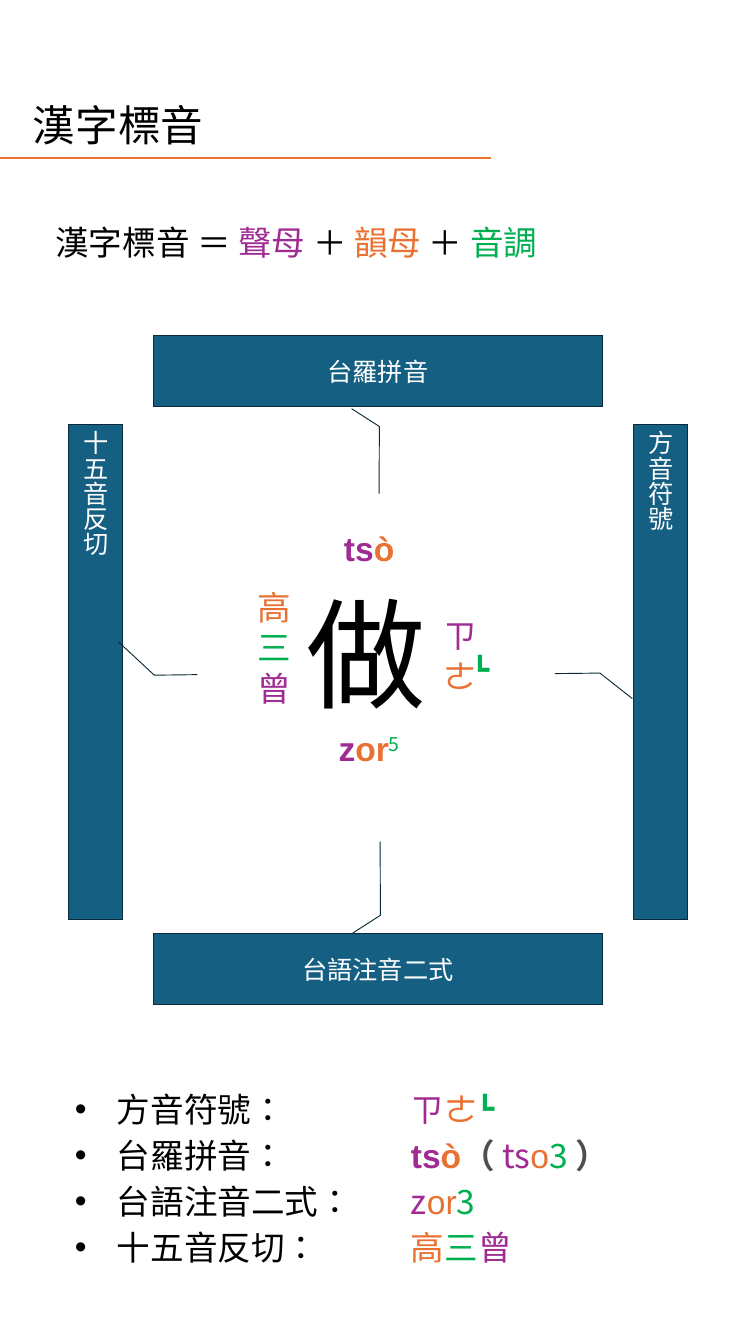
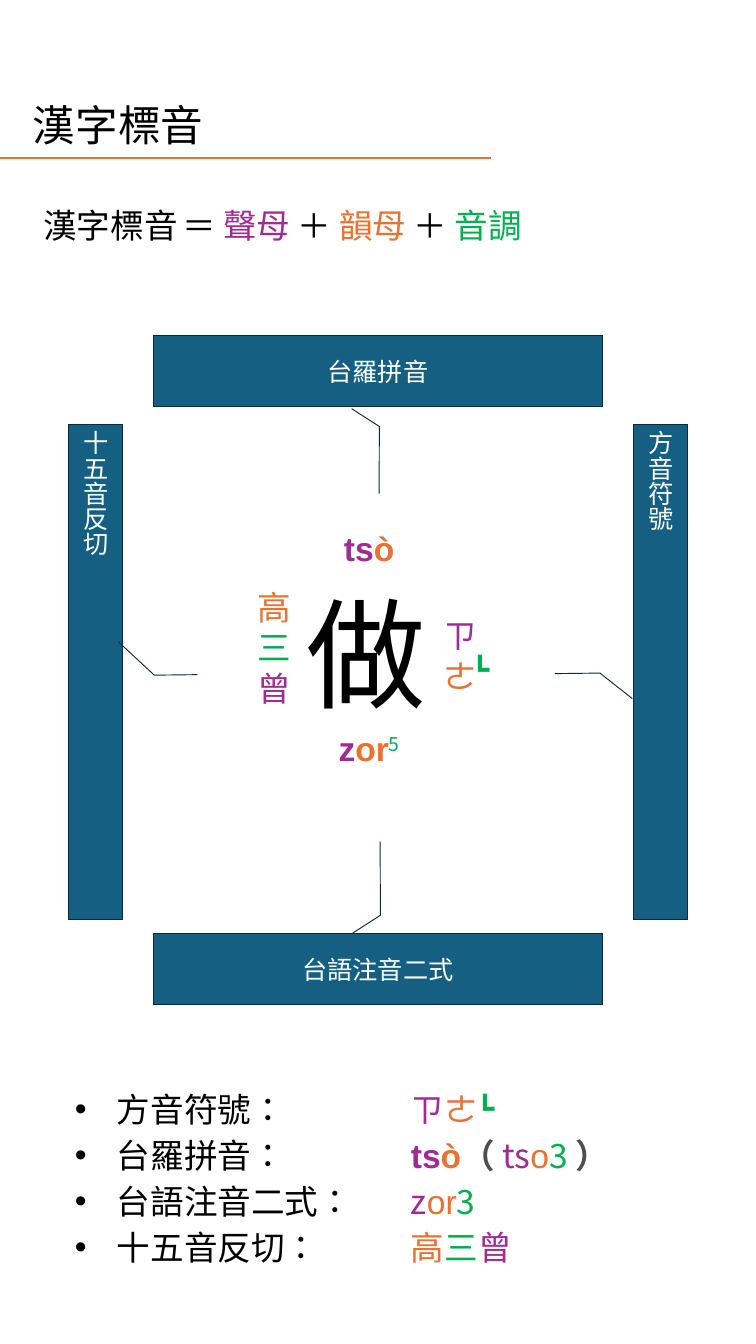
Before and after one commit to AlanJui/rime-tlpa, a slide deck: slide 5 of docs/guide/十五音輸入法簡介.pptx (slide 3 before the commit). Drawn at 756x1344 pixels with LibreOffice and Linux fonts; fonts in the diff are those of the drawing. Boxes give left, top, right and bottom in pixels: in the first picture for what was removed or moved away, otherwise in the second. Text is boxed around its words. In the diff, an @@ line names an element or a change of style, - is before the commit and + after.

```diff
--- a/docs/guide/十五音輸入法簡介.pptx
+++ b/docs/guide/十五音輸入法簡介.pptx
@@ text "漢字標音 ＝ 聲母 ＋ 韻母 ...": place and size @@
-text "漢字標音 ＝ 聲母 ＋ 韻母 ..." at <box>55,226,537,258</box>
+text "漢字標音 ＝ 聲母 ＋ 韻母 ..." at <box>43,209,522,241</box>
```
Also in this commit, not shown: 2 other slides changed, 6 slides added.
